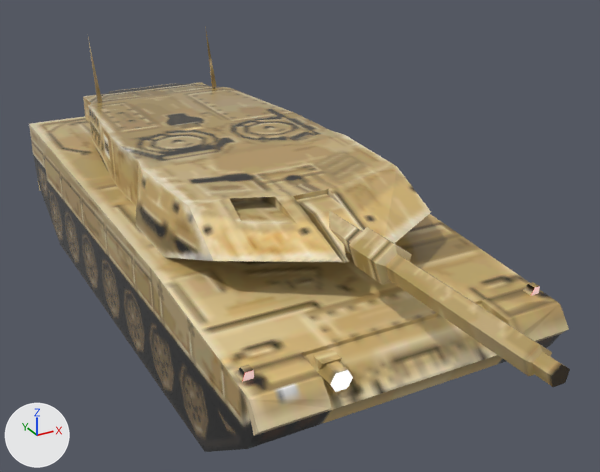
The COLLADA model 6 Terrain/Resources/Leopard/Leopard.dae: old version first, new version second.
Both versions are drawn from a 50 mm lens placed at (-15.6, -33.9, 19.8), pointed at (1.2, -3.4, 4.6). Arrows for +X, +Y and +Z are at lower left; the lights stay in place. Where no turn or scale is listed for an object, it has been applied to the vertices. Vertices at the same position are counted once.

In view in the first picture: 'Barrel', 'Hull', 'Turret'.
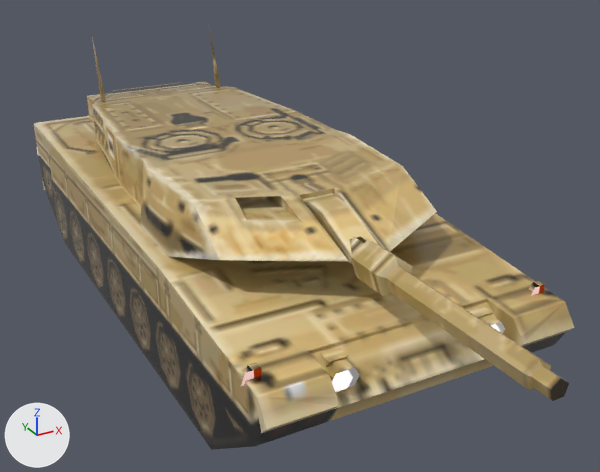
What differs and where, as boxes [x1, y1, x2, y2] in the pictures (600 x 472 px):
'Hull', moved: before [29, 116, 569, 452]; after [34, 116, 574, 450]
'Turret', moved: before [83, 27, 431, 263]; after [87, 27, 437, 262]
'Barrel', moved: before [327, 209, 570, 387]; after [349, 237, 569, 401]

Diff of the bpy script that builds the scene:
```diff
--- a/6 Terrain/Resources/Leopard/Leopard.dae.py
+++ b/6 Terrain/Resources/Leopard/Leopard.dae.py
@@ me_barrel @@
 me_barrel.from_pydata(...)  # 41 vertices, 75 faces; spans x -0.9..0.61, y -20.49..-6.06, z 6.62..8.06
 # used by ob_barrel; location = (0.0, 0.0, 0.0)
+# me_barrel part 1: the whole mesh is moved by (0.13, 7.93, -7.25)
 me_barrel.materials.append(mat_gr_barrel)
@@ me_turret @@
 me_turret.from_pydata(...)  # 92 vertices, 145 faces; spans x -5.8..5.4, y -10.6..13.5, z 5.6..11.7
 # used by ob_turret; location = (0.0, 0.0, 0.0)
+# me_turret part 2: the whole mesh is moved by (0.2, 2.2, -6.8)
 me_turret.materials.append(mat_gr_turret)
@@ ob_barrel @@
 ob_barrel = bpy.data.objects.new('Barrel', me_barrel)
-ob_barrel.location = (0.0, 0.0, 0.0)
+ob_barrel.location = (0.0, -7.86, 6.72)
@@ ob_hull @@
 ob_hull = bpy.data.objects.new('Hull', me_hull)
-ob_hull.location = (0.0, 0.0, 0.0)
+ob_hull.location = (0.27, 0.0, 0.0)
@@ ob_turret @@
 ob_turret = bpy.data.objects.new('Turret', me_turret)
-ob_turret.location = (0.0, 0.0, 0.0)
+ob_turret.location = (0.0, -2.33, 6.81)
```
